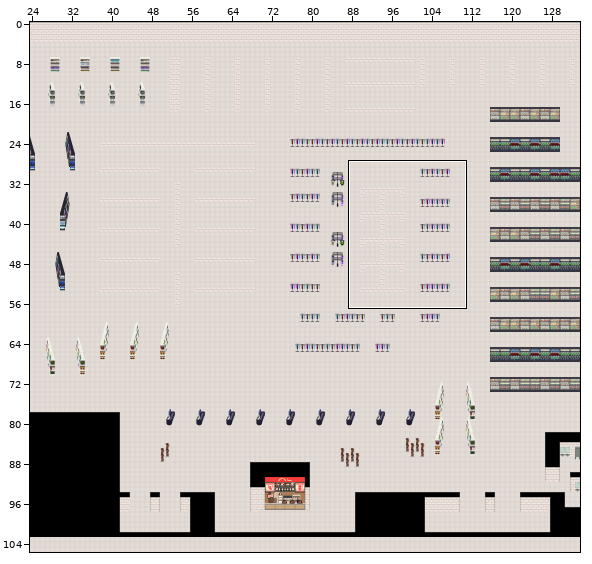
Level history. Tiled map: assets/data/walmartReal.tmx. The picture above shows the old version from afar; the outline marks the close-up.
Close-up. The starting point:
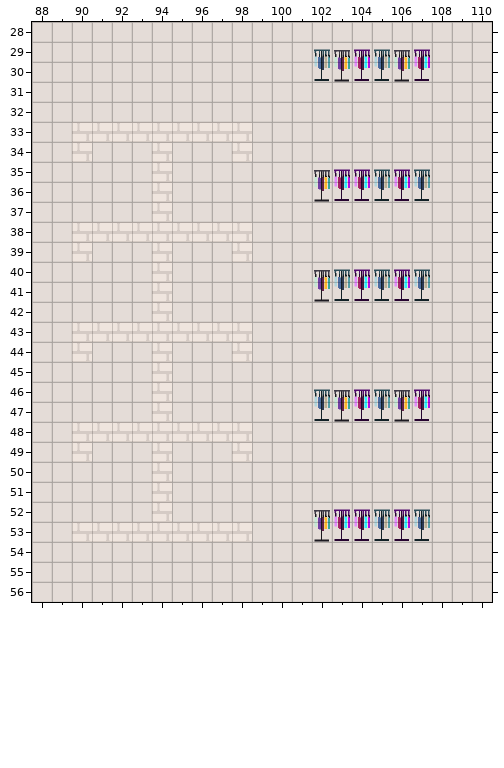
Cells are 32x32 px. Shown: x 88..110, y 28..56. The commit also changed other parts of the map, which this record leaves out. The old version is drawn lined up with the new one.
Now the later version:
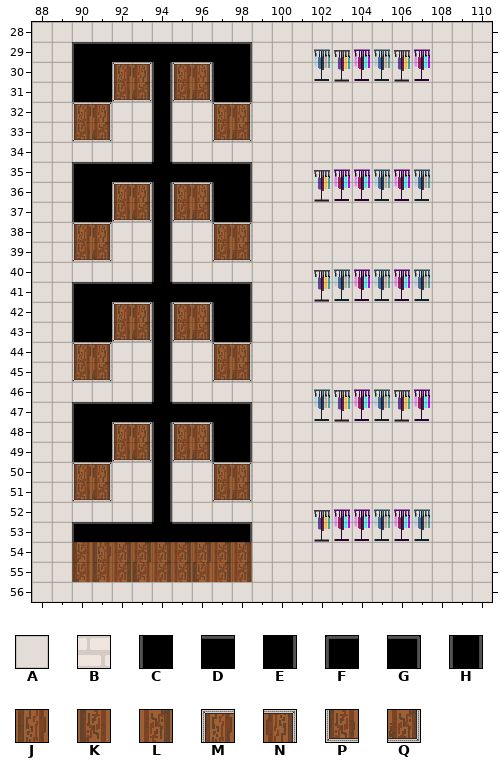
Key: from "TilesOnly": A 1, B 2, C 12, D 13, E 14, F 15, G 16, H 17, J 18, K 19, L 21, M 22, N 23, P 26, Q 27.
_ is an empty cell.
From old to new:
map size 139x106 -> 139x103 cells
Layer "Background":
Tile D now appears in row 53 at x 91 to 93 and 95 to 97.
Tile F now appears in row 53 at x 90.
Tile G now appears in row 53 at x 98.
The edit erases the tile that lay hidden in rows 33 to 42 at x 94; in row 43 at x 90 to 91, 94 and 97 to 98; in rows 44 to 47 at x 94; in row 48 at x 90 to 91, 94 and 97 to 98; in row 49 at x 90, 94 and 98; in rows 50 to 53 at x 94.
The edit erases tile A in row 29 at x 90 to 98; in rows 30 to 31 at x 90 to 91, 94 and 97 to 98; in row 32 at x 94; in row 35 at x 90 to 93 and 95 to 98; in rows 36 to 37 at x 90 to 91 and 97 to 98; in row 41 at x 90 to 93 and 95 to 98.
The edit erases tile A in row 42 at x 90 to 91 and 95 to 98; in row 44 at x 97; in row 45 at x 97 to 98; in row 47 at x 90 to 93 and 95 to 98; in row 49 at x 91 to 93 and 97.
Layer "Foreground":
The author changed tile B to tile C in row 43 at x 90 and 97; in row 48 at x 90 and 97; in row 49 at x 90.
Tile C now appears in rows 30 to 31 at x 90 and 97; in rows 36 to 37 at x 90 and 97; in row 42 at x 90 and 97; in row 49 at x 97.
Tile D now appears in row 29 at x 91 to 97; in row 35 at x 91 to 93 and 95 to 97; in row 41 at x 91 to 93 and 95 to 97; in row 47 at x 91 to 93 and 95 to 97.
The author changed tile B to tile E in row 43 at x 98; in rows 48 to 49 at x 98.
Tile E now appears in rows 30 to 31 at x 98; in rows 36 to 37 at x 98; in row 42 at x 98.
Tile F now appears in row 29 at x 90; in row 35 at x 90; in row 41 at x 90; in row 47 at x 90.
Tile G now appears in row 29 at x 98; in row 35 at x 98; in row 41 at x 98; in row 47 at x 98.
The author changed tile B to tile H in rows 33 to 34 at x 94; in rows 36 to 40 at x 94; in rows 42 to 46 at x 94; in rows 48 to 52 at x 94.
Tile H now appears in rows 30 to 32 at x 94.
Tile J now appears in row 54 at x 91.
Tile K now appears in row 54 at x 90; in row 55 at x 90 to 91, 93 and 96.
Tile L now appears in row 54 at x 92 to 98; in row 55 at x 92, 94 to 95 and 97 to 98.
The author changed tile B to tile M in row 38 at x 90 and 97; in row 44 at x 90; in row 48 at x 92 and 95.
Tile M now appears in row 30 at x 92 and 95; in row 32 at x 90 and 97; in row 36 at x 92 and 95; in row 42 at x 92 and 95; in row 44 at x 97; in row 50 at x 90 and 97.
The author changed tile B to tile N in row 38 at x 91 and 98; in row 44 at x 98; in row 48 at x 93 and 96.
Tile N now appears in row 30 at x 93 and 96; in row 32 at x 91 and 98; in row 36 at x 93 and 96; in row 42 at x 93 and 96; in row 44 at x 91; in row 50 at x 91 and 98.
The author changed tile B to tile P in row 33 at x 90 and 97; in row 39 at x 90; in row 43 at x 92 and 95.
Tile P now appears in row 31 at x 92 and 95; in row 37 at x 92 and 95; in row 39 at x 97; in row 45 at x 90 and 97; in row 49 at x 92 and 95; in row 51 at x 90 and 97.
The author changed tile B to tile Q in row 33 at x 91 and 98; in row 39 at x 98; in row 43 at x 93 and 96.
Tile Q now appears in row 31 at x 93 and 96; in row 37 at x 93 and 96; in row 39 at x 91; in row 45 at x 91 and 98; in row 49 at x 93 and 96; in row 51 at x 91 and 98.
The edit erases tile B in row 33 at x 92 to 93 and 95 to 96; in row 34 at x 90 and 98; in row 35 at x 94; in row 38 at x 92 to 93 and 95 to 96; in row 41 at x 94; in row 43 at x 91.
The edit erases tile B in row 47 at x 94; in row 48 at x 91; in row 53 at x 90 to 98.
Changed places in both close-ups, as pixel boxes (x1, y1, x2, y2):
changed: (72, 42, 252, 582)
